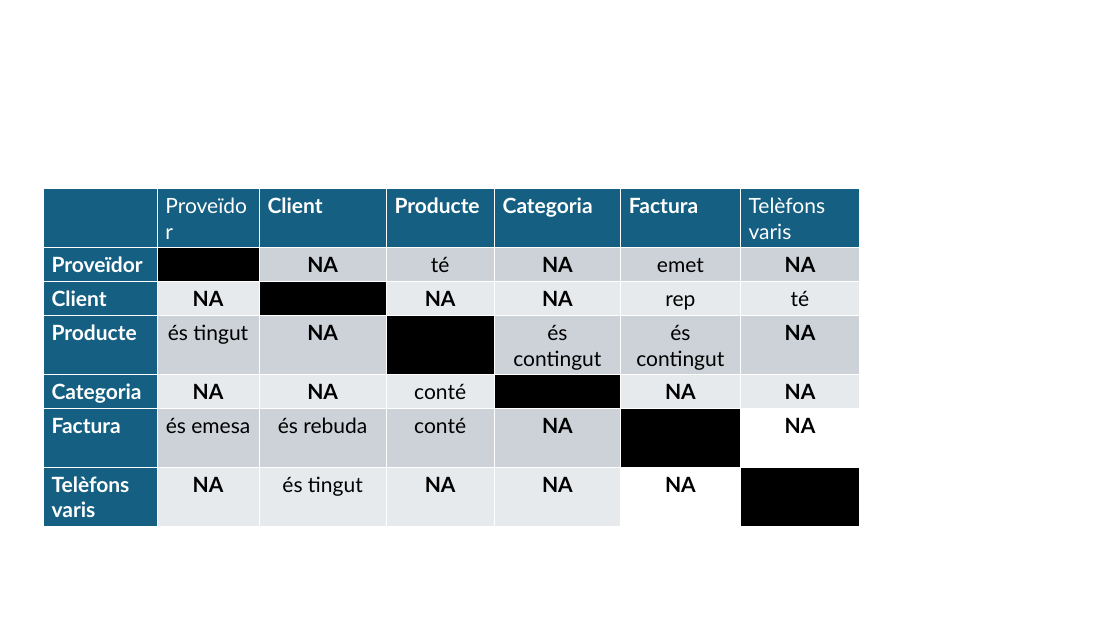
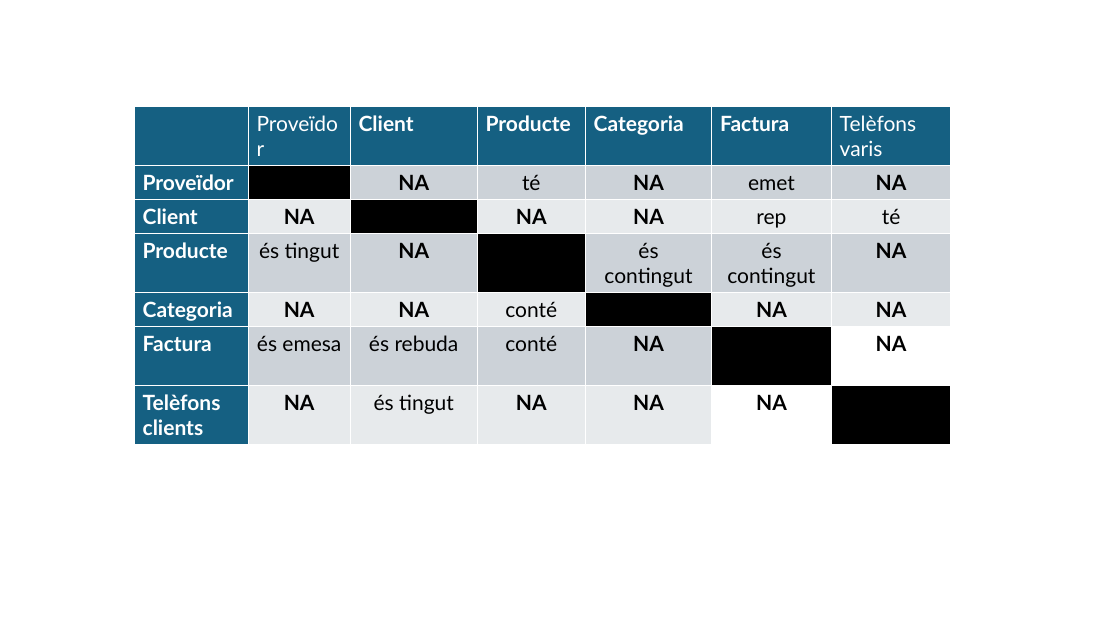
Before and after one commit to JPCC0033/BBDD, a slide deck: slide 1 of BBDD/vendes/Vendes.pptx. Drawn at 1120x630 pixels with LibreOffice and Linux fonts; fonts in the diff are those of the drawing. Boxes give left, top, right and bottom in pixels: in the first picture for what was removed or moved away, otherwise in the second. Text is boxed around its words. In the diff, an @@ line names an element or a change of style, - is before the commit and + after.

```diff
--- a/BBDD/vendes/Vendes.pptx
+++ b/BBDD/vendes/Vendes.pptx
@@ table at <box>134,107,951,444</box> @@
-row 7, column 1: Telèfons varis
+row 7, column 1: Telèfons clients
@@ table: place and size @@
-table at <box>43,189,860,527</box>
+table at <box>134,107,951,444</box>
```
Also in this commit, not shown: 2 other slides changed, 4 slides added.
